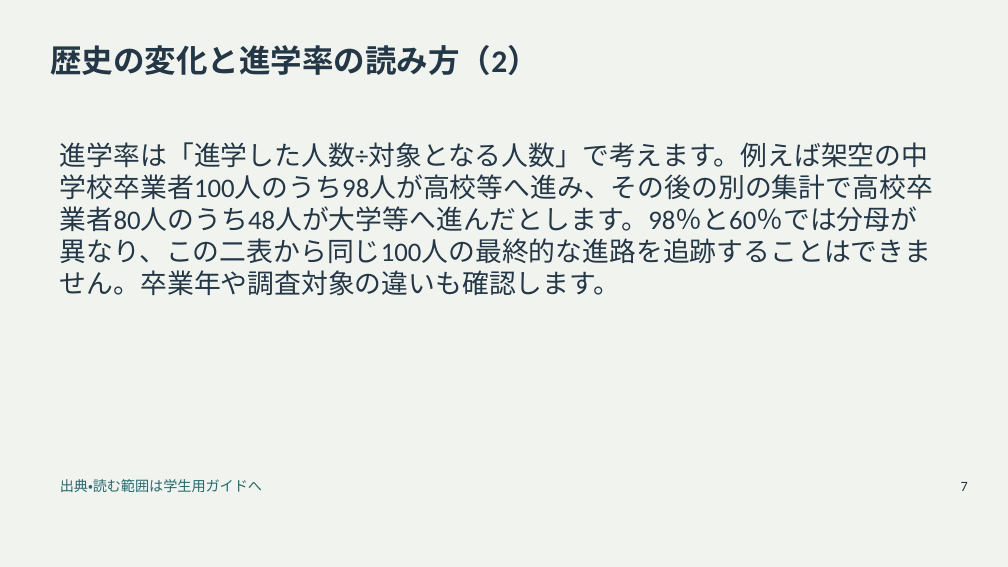
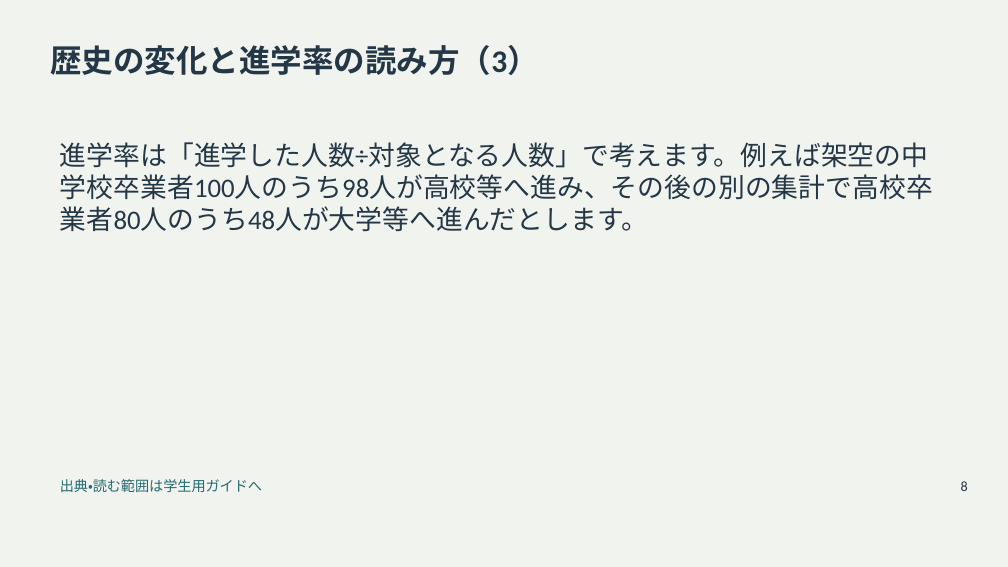
Before and after one commit to zooc-14calbp/industrial-education-i, a slide deck: slide 8 of reorganized/20261105/main/04/slides.pptx (slide 7 before the commit). Drawn at 1008x567 pixels with LibreOffice and Linux fonts; fonts in the diff are those of the drawing. Boxes give left, top, right and bottom in pixels: in the first picture for what was removed or moved away, otherwise in the second. Text is boxed around its words. In the diff, an @@ line names an element or a change of style, - is before the commit and + after.

```diff
--- a/reorganized/20261105/main/04/slides.pptx
+++ b/reorganized/20261105/main/04/slides.pptx
@@ title at (50,45,538,75): text changed @@
-歴史の変化と進学率の読み方（2）
+歴史の変化と進学率の読み方（3）
@@ text at (60,142,933,231): text changed @@
-進学率は「進学した人数÷対象となる人数」で考えます。例えば架空の中学校卒業者100人のうち98人が高校等へ進み、その後の別の集計で高校卒業者80人のうち48人が大学等へ進んだとします。98％と60％では分母が異なり、この二表から同じ100人の最終的な進路を追跡することはできません。卒業年や調査対象の違いも確認します。
+進学率は「進学した人数÷対象となる人数」で考えます。例えば架空の中学校卒業者100人のうち98人が高校等へ進み、その後の別の集計で高校卒業者80人のうち48人が大学等へ進んだとします。
@@ text at (961,481,968,491): text changed @@
-7
+8
```
Also in this commit, not shown: 14 other slides changed, 16 slides added, 17 other files.
